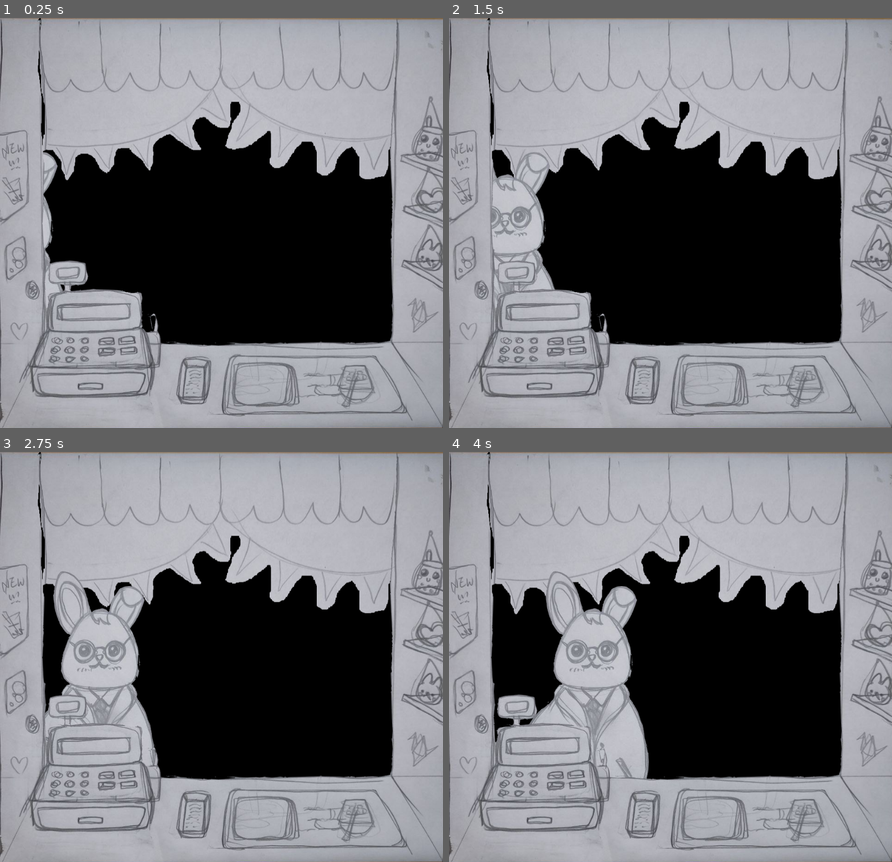
Above: before the commit, frames 1-4 (two rows, left to right).
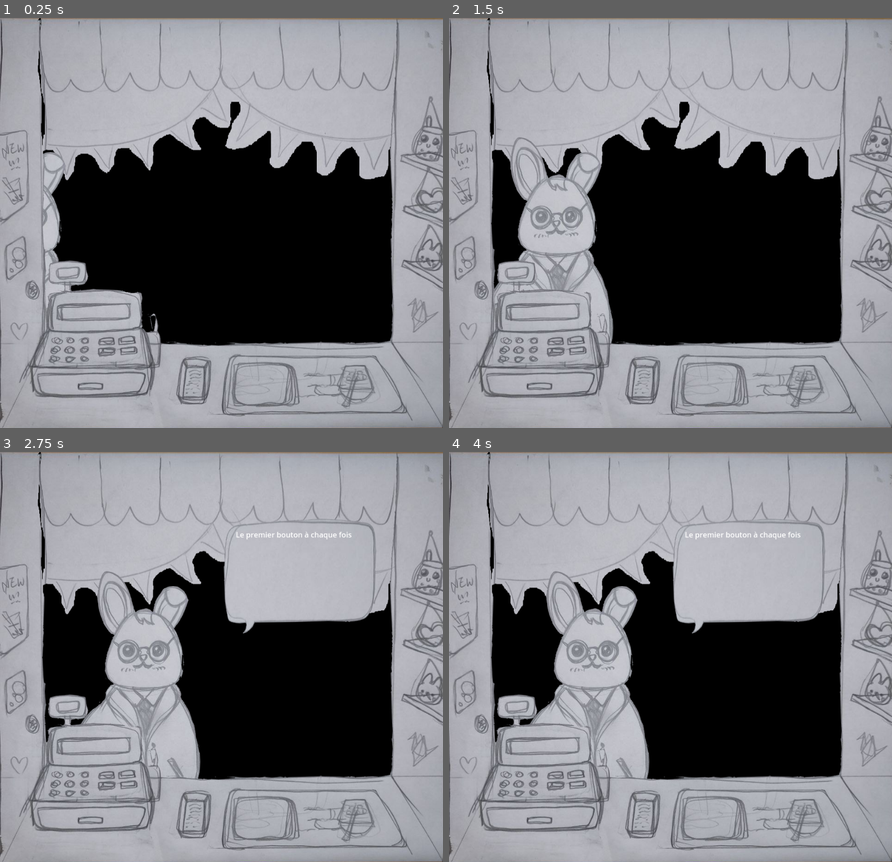
Above: after the commit, the same moments.

Repository: serrureriehurluberlesque/GGJ2025
Game: Godot game, scene res://scenes/tearoom.tscn
The game is run twice, just before and just after one commit, with the same random seed, the same clock (stepped at 60 frames per second) and the same inputs. The engine's default icon, where the game draws it, is replaced by a stand-in: a white triangle on a blue panel in a dark square.
Inputs:
- Up to frame 1 (0.25 s): no input
- Up to frame 2 (1.5 s): no input
- Up to frame 3 (2.75 s): no input
- Up to frame 4 (4 s): no input

The runs differ from the first frame. In frame 1, 0.8% of the frame differs, in the area x 9-17%, y 32-67%; in frame 2, 6.4%; in frame 3, 12%, in the area x 10-85%, y 16-80%; in frame 4, 3.9%.

Commit message:
perso ne revient pas sur un redo

Diff:
--- a/scenes/main.gd
+++ b/scenes/main.gd
@@ -52,12 +52,16 @@
 	next_btn.set_disabled(false)
 
 
-func init_n_start(ingredients_list, i, p, personnage_name):
+func init_n_start(ingredients_list, i, p, personnage_name, init_p):
 	reset_all()
 	ingredients = i
 	prompt_text = p
 	composition.init_toppings(ingredients_list)
-	init_personnage(personnage_name)
+	if init_p:
+		init_personnage(personnage_name)
+	else:
+		personnage.show()
+		init_prompt()
 
 func init_personnage(personnage_name):
 	personnage.set_texture(load("res://assets/" + personnage_name + ".png"))
--- a/scenes/main.tscn
+++ b/scenes/main.tscn
@@ -28,7 +28,7 @@
 
 [sub_resource type="Animation" id="Animation_lhbsf"]
 resource_name = "personnage_in"
-length = 5.0
+length = 2.6
 tracks/0/type = "value"
 tracks/0/imported = false
 tracks/0/enabled = true
@@ -36,7 +36,7 @@
 tracks/0/interp = 1
 tracks/0/loop_wrap = true
 tracks/0/keys = {
-"times": PackedFloat32Array(0, 0.0001, 4),
+"times": PackedFloat32Array(0, 0.0001, 2),
 "transitions": PackedFloat32Array(1, 1, 1),
 "update": 0,
 "values": [Vector2(-400, 250), Vector2(-300, 25), Vector2(0, 25)]
@@ -48,7 +48,7 @@
 tracks/1/interp = 1
 tracks/1/loop_wrap = true
 tracks/1/keys = {
-"times": PackedFloat32Array(5),
+"times": PackedFloat32Array(2.5),
 "transitions": PackedFloat32Array(1),
 "values": [{
 "args": [],
--- a/scenes/tearoom.gd
+++ b/scenes/tearoom.gd
@@ -53,7 +53,7 @@
 func new_tapioc():
 	p = choose_prompt()
 	c = next_client()
-	tea.init_n_start(toppings_list, p["toppings"], p["prompt_text"], "client_" + str(c))
+	tea.init_n_start(toppings_list, p["toppings"], p["prompt_text"], "client_" + str(c), true)
 
 func next_client():
 	var tmp = (c + 1) % 3
@@ -62,7 +62,7 @@
 	return tmp
 
 func redo_tapioc():
-	tea.init_n_start(toppings_list, p["toppings"], p["prompt_text"], "client_" + str(c))
+	tea.init_n_start(toppings_list, p["toppings"], p["prompt_text"], "client_" + str(c), false)
 
 func choose_prompt():
 	var j = 0
